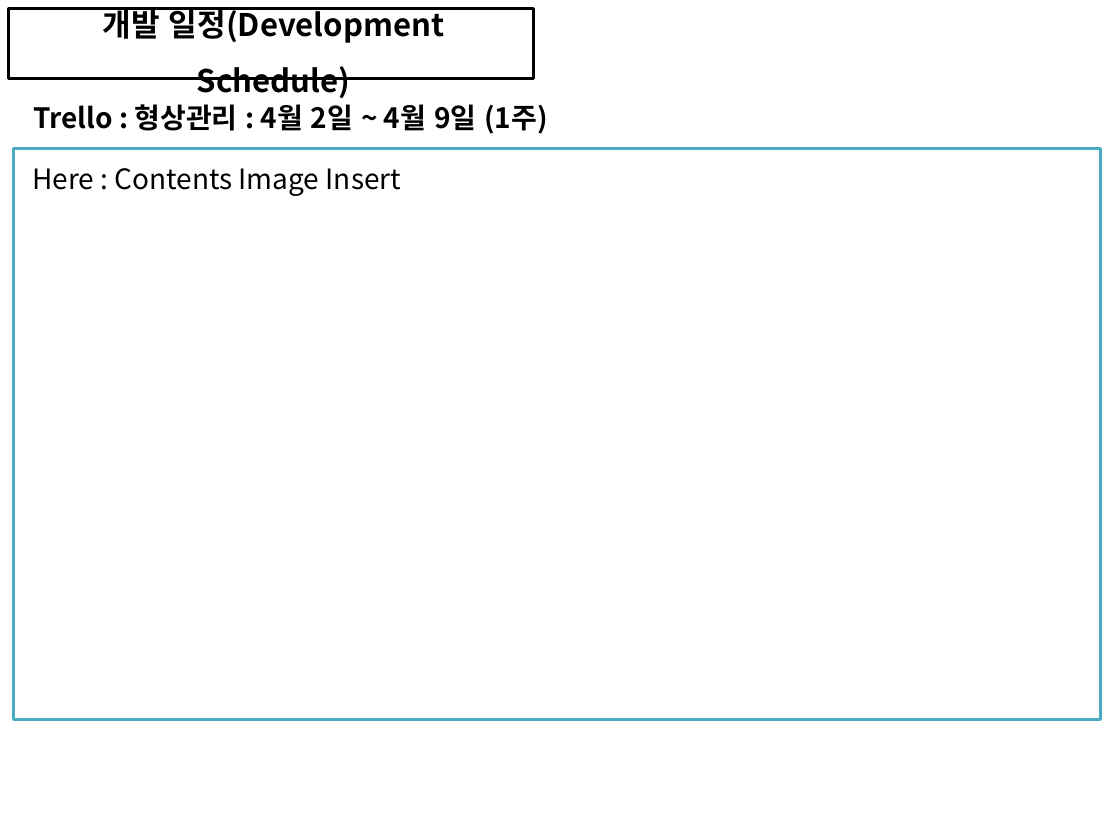
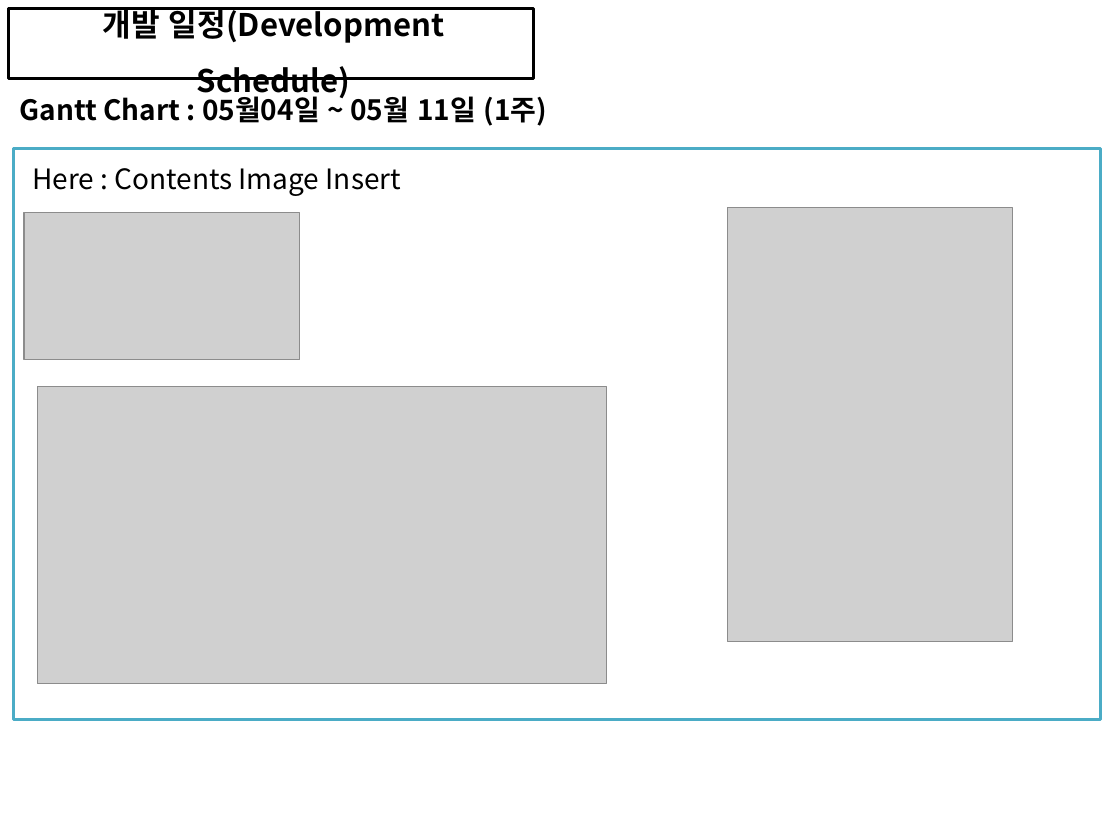
Before and after one commit to soh0256/5team, a slide deck: slide 3 of 개발 5팀 6차 미니 프로젝트/6) KOSMO_77기_개발 0팀_일정관리_형상관리_활용_종합보고서.pptx. Drawn at 1120x840 pixels with LibreOffice and Linux fonts; fonts in the diff are those of the drawing; grey boxes stand for pictures. Boxes give left, top, right and bottom in pixels: in the first picture for what was removed or moved away, otherwise in the second. Text is boxed around its words. In the diff, an @@ line names an element or a change of style, - is before the commit and + after.

Commit message:
형상관리보고서

```diff
--- a/개발 5팀 6차 미니 프로젝트/6) KOSMO_77기_개발 0팀_일정관리_형상관리_활용_종합보고서.pptx
+++ b/개발 5팀 6차 미니 프로젝트/6) KOSMO_77기_개발 0팀_일정관리_형상관리_활용_종합보고서.pptx
@@ text added at bbox=[20, 92, 547, 126], 18 pt, text #000000, bold @@
+Gantt Chart : 05월04일 ~ 05월 11일 (1주)
@@ text removed at bbox=[33, 104, 547, 134] @@
-Trello : 형상관리 : 4월 2일 ~ 4월 9일 (1주)
@@ picture added at bbox=[728, 208, 1012, 643] @@
@@ picture added at bbox=[24, 213, 299, 360] @@
@@ picture added at bbox=[37, 386, 606, 684] @@
```
Also in this commit, not shown: 3 other slides changed, 1 slide added.
